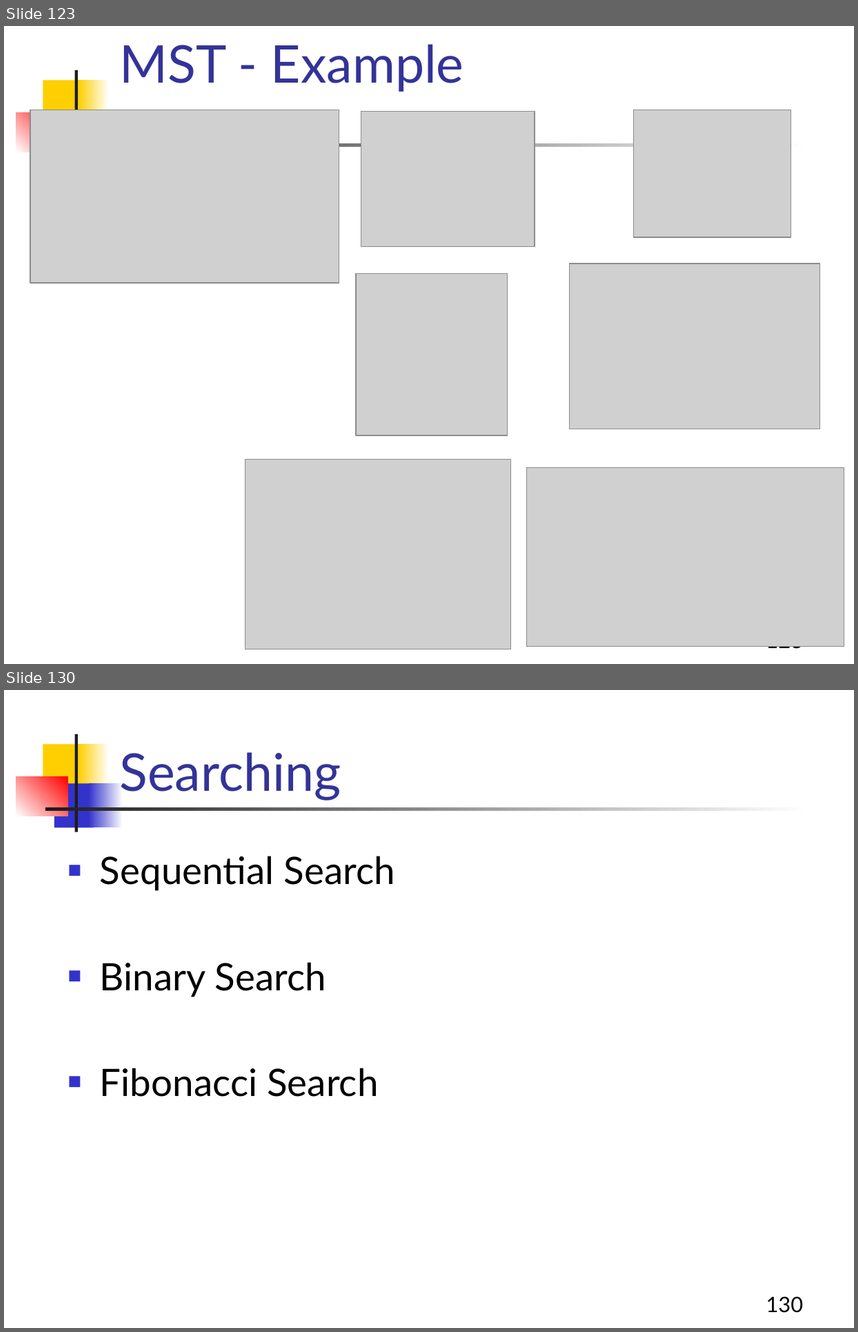
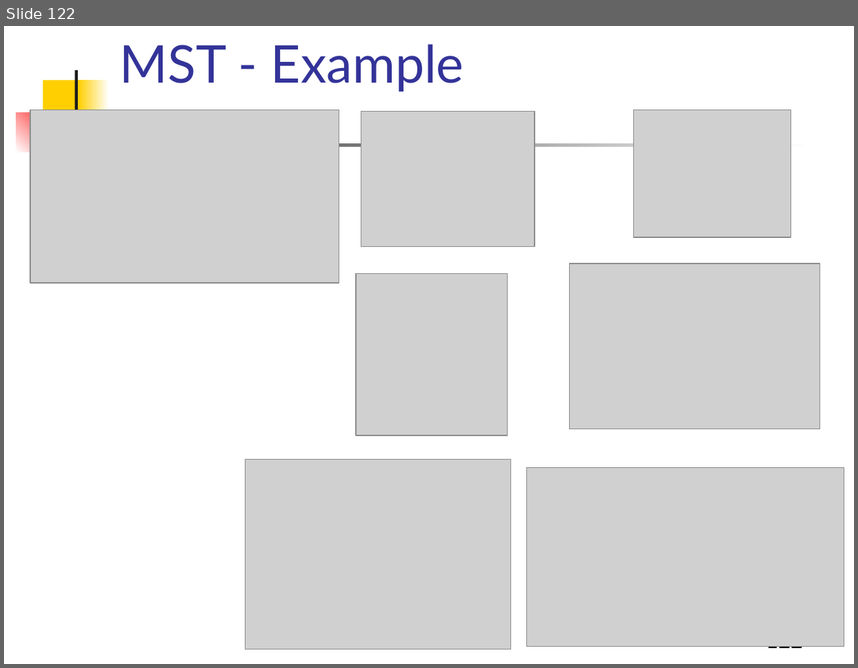
Before and after one commit to Aashishsharma/Learnings, a slide deck: DS and Algo/DS.pptx. Shown one above the other, each under a label of ours: slides 123 and 130 before the commit, slide 122 after it; the slides between them are not shown. The pictures are 858x1332 and 858x668 pixels, drawn with LibreOffice and Linux fonts; fonts in the diff are those of the drawing; grey boxes stand for pictures. Boxes give left, top, right and bottom in pixels: in the first picture for what was removed or moved away, otherwise in the second. Text is boxed around its words. In the diff, an @@ line names an element or a change of style, - is before the commit and + after.

```diff
--- a/DS and Algo/DS.pptx
+++ b/DS and Algo/DS.pptx
@@ slide 130 removed at (4, 690, 854, 1328), background #FFFFFF; not listed: 5 template elements that a slide beside it also shows @@
@@ title removed at (119, 752, 341, 800) @@
-Searching
@@ rectangle removed at (54, 784, 93, 828) @@
@@ rectangle removed at (89, 784, 123, 828) @@
@@ text removed at (100, 856, 395, 1096) @@
-■ Sequential Search
-■ Binary Search
-■ Fibonacci Search
@@ page number removed at (766, 1296, 804, 1312) @@
-130
@@ what was slide 123 is now slide 122 @@
@@ page number at (766, 646, 803, 652): text changed @@
-123
+122
```
Also in this commit, not shown: 2 slides changed, 71 other slides removed, 1 other file.
